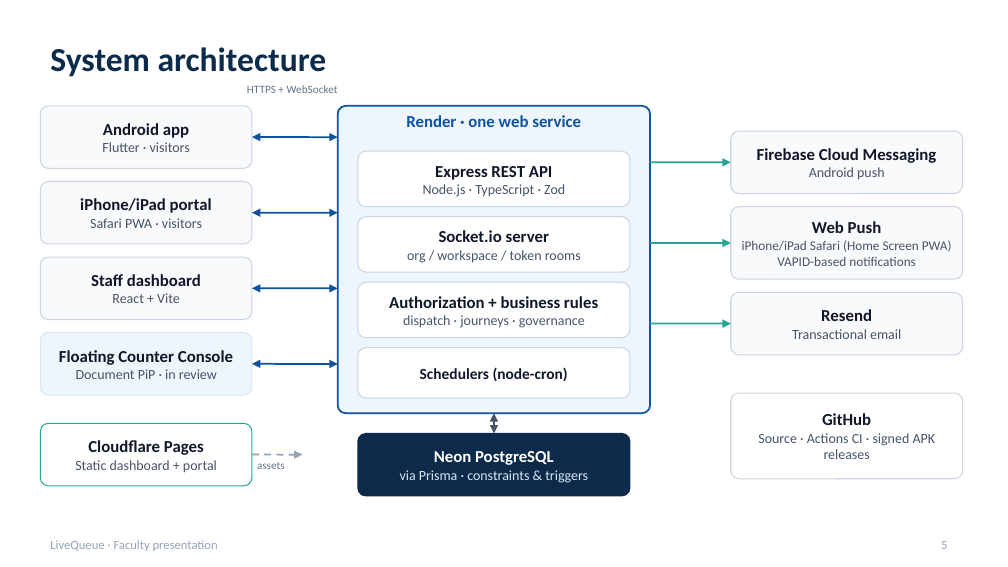
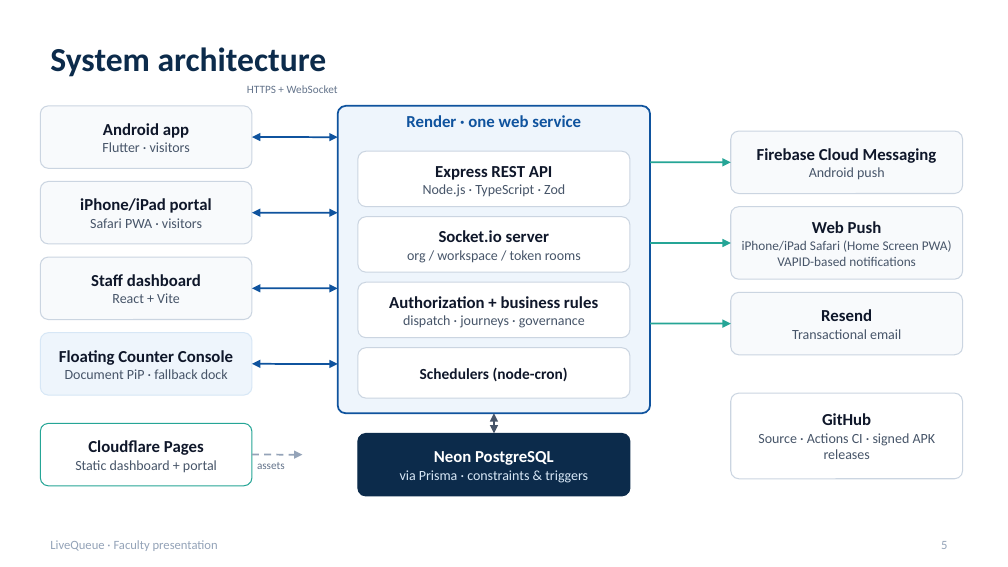
Before and after one commit to TMAn1An/LiveQueueApp, a slide deck: slide 5 of docs/presentation/LiveQueue_Production_Presentation.pptx. Drawn at 1008x567 pixels with LibreOffice and Linux fonts; fonts in the diff are those of the drawing. Boxes give left, top, right and bottom in pixels: in the first picture for what was removed or moved away, otherwise in the second. Text is boxed around its words. In the diff, an @@ line names an element or a change of style, - is before the commit and + after.

```diff
--- a/docs/presentation/LiveQueue_Production_Presentation.pptx
+++ b/docs/presentation/LiveQueue_Production_Presentation.pptx
@@ text at bbox=[65, 369, 228, 379]: text changed @@
-Document PiP · in review
+Document PiP · fallback dock
```
Also in this commit, not shown: 12 other slides changed, 6 other files.
